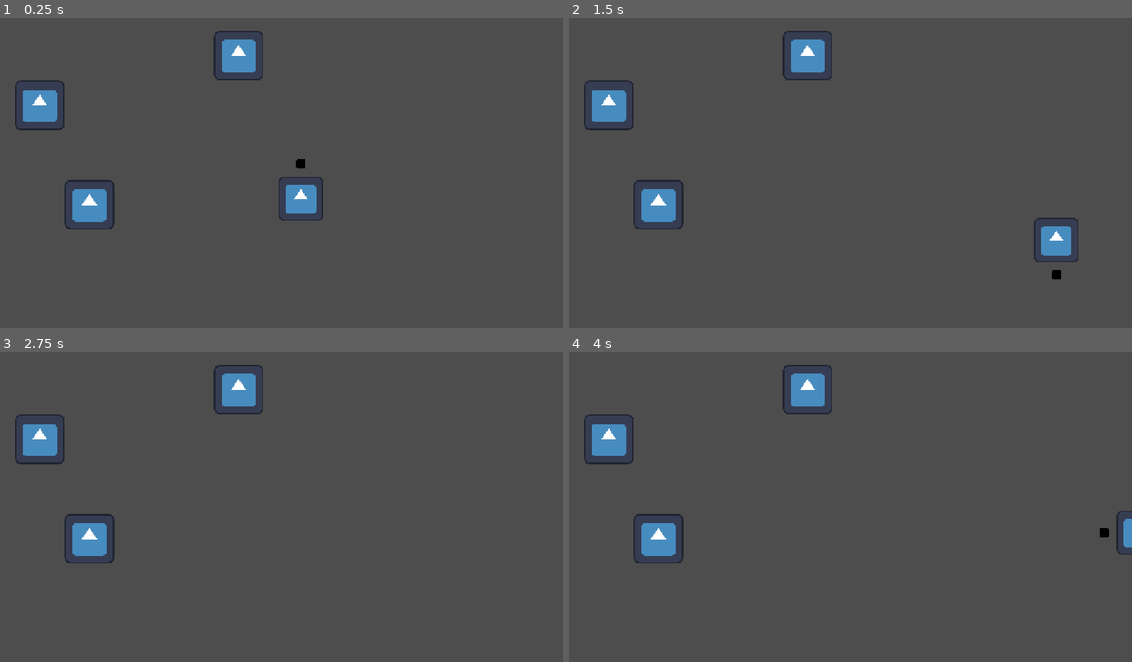
Above: before the commit, frames 1-4 (two rows, left to right).
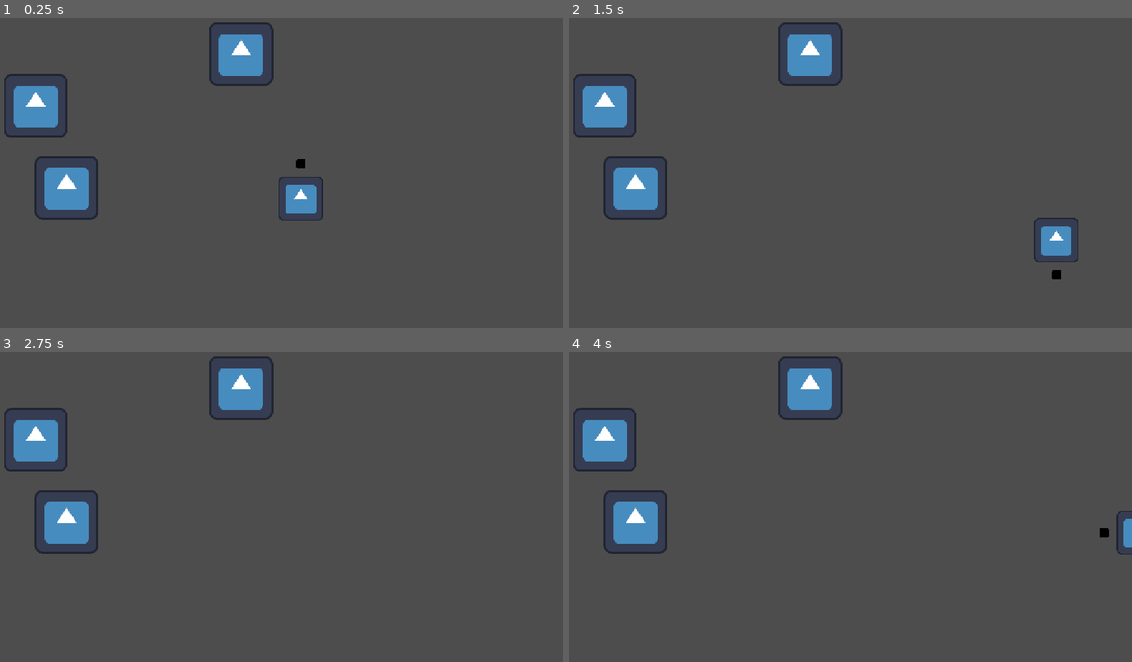
Above: after the commit, the same moments.

Repository: PouchyCorp/GameJam-MaillonFaible
Game: Godot game, scene res://Scenes/Room/room.tscn
Same seed, same stepped clock (60 frames per second), same inputs: the game is played once before the commit and once after it. This scene is started directly instead of the project's main scene. The engine's default icon, where the game draws it, is replaced by a stand-in: a white triangle on a blue panel in a dark square.
Inputs (mouse positions are in pixels of both pictures, inside the frame that each line leads up to):
- Up to frame 1 (0.25 s): no input
- Up to frame 2 (1.5 s): tap Enter at 0.5 s; move the mouse to (974, 151) at 0.52 s; hold D (move_right) 0.53-1.28 s; hold Space (interact) 0.53-1.28 s; click (974, 151) at 0.67 s; move the mouse to (732, 182) at 1.27 s; hold S (move_down) from 1.28 s (still down); tap Space (interact) at 1.35 s; click (732, 182) at 1.42 s
- Up to frame 3 (2.75 s): move the mouse to (332, 429) at 2.02 s; release S (move_down) at 2.03 s; hold D (move_right) from 2.03 s (still down); hold Shift (rotate) from 2.03 s (still down); click (332, 429) at 2.17 s; tap Space (interact) at 2.3 s
- Up to frame 4 (4 s): tap Space (interact) at 2.75, 2.85 s; move the mouse to (816, 565) at 2.77 s; release D (move_right) at 2.78 s; release Shift (rotate) at 2.78 s; hold W (move_up) 2.78-3.53 s; click (816, 565) at 2.92 s; tap Enter at 3.5 s; move the mouse to (1019, 550) at 3.52 s; hold A (move_left) from 3.53 s (still down); hold Space (interact) from 3.53 s (still down); click (1019, 550) at 3.67 s

The runs differ from the first frame. In frame 1, 3.5% of the frame differs, in the area x 0-49%, y 1-69%; in frame 2, 3.5%; in frame 3, 3.5%; in frame 4, 3.5%.

Commit message:
Scrogneugneu

Diff:
--- a/Globals/constants.gd
+++ b/Globals/constants.gd
@@ -12,10 +12,3 @@
 	FRONT,
 	BACK
 }
-
-enum Faces {
-	UP = 1,
-	DOWN = 3,
-	RIGHT = 0,
-	LEFT = 2
-}
--- a/Globals/grid.gd
+++ /dev/null
@@ -1,66 +0,0 @@
-extends Node
-
-enum Block {
-	A,
-	B,
-	C,
-	D
-}
-
-enum BlockSize {
-	A = 0,
-	AB = 1,
-	AC = 2,
-	ABCD = 3
-}
-
-const SIZE:int = 100
-
-const ROW_LENGTH = 12
-const ROW_COUNT = 10
-
-var contraptions = []
-
-# Called when the node enters the scene tree for the first time.
-func _ready() -> void:
-	for i in range(ROW_COUNT*ROW_LENGTH): contraptions.push_front(null)
-
-
-# Called every frame. 'delta' is the elapsed time since the previous frame.
-func _process(delta: float) -> void:
-	pass
-
-func toRowIndex(pos:Vector2):
-	return int(pos.y/SIZE)
-
-func toColIndex(pos:Vector2):
-	return int(pos.x/SIZE)
-
-func get_contraption(pos:Vector2):
-	var x = toRowIndex(pos)
-	var y = toColIndex(pos)
-	return contraptions[x*ROW_LENGTH + y]
-
-func set_contraption(contraption:Contraption,pos:Vector2,block:Block):
-	var x = toRowIndex(pos)
-	var y = toColIndex(pos)
-
-	var item = [contraption,block]
-	if contraption == null: item = null
-	contraptions[x*ROW_LENGTH+y] = item
-
-
-	print(contraptions)
-
-	var up = contraptions[(x-1)*ROW_LENGTH+y]
-	if up != null: up[0].alter_input_output(contraption,up[1],Constants.Faces.DOWN)
-
-	var down = contraptions[(x+1)*ROW_LENGTH+y]
-	if down != null: down[0].alter_input_output(contraption,down[1],Constants.Faces.UP)
-
-	var right = contraptions[(x)*ROW_LENGTH+y+1]
-	if right != null: right[0].alter_input_output(contraption,right[1],Constants.Faces.LEFT)
-
-	var left = contraptions[(x)*ROW_LENGTH+y-1]
-	print(left)
-	if left != null: left[0].alter_input_output(contraption,left[1],Constants.Faces.RIGHT)
--- a/Scenes/Item/item.gd
+++ b/Scenes/Item/item.gd
@@ -3,9 +3,7 @@
 
 
 const BASE_DIMENSIONS = Vector2(128,128)
-var size = Grid.BlockSize.A
 
-var SNAP = Vector2(Grid.SIZE,Grid.SIZE)
 
 var slot:Slot = null
 var reached = false
@@ -14,8 +12,6 @@
 
 # Called when the node enters the scene tree for the first time.
 func _ready() -> void:
-	scale = SNAP/BASE_DIMENSIONS
-	global_position = global_position.snapped(SNAP)
 	drop()
 
 func _process(delta: float) -> void:
@@ -44,7 +40,6 @@
 
 func rotate_item():
 	rotation = rotation + PI/2
-	facing = (facing + 1) % 4
 
 func grab_highlight():
 	reached = true
--- a/contraption.gd
+++ b/contraption.gd
@@ -1,17 +1,6 @@
 extends StaticBody2D
 
 class_name Contraption
-
-var facing: Constants.Faces = Constants.Faces.RIGHT
-
-func reverse(direction:Constants.Faces):
-	if direction == Constants.Faces.LEFT: return Constants.Faces.RIGHT
-	if direction == Constants.Faces.RIGHT: return Constants.Faces.LEFT
-	if direction == Constants.Faces.UP: return Constants.Faces.DOWN
-	if direction == Constants.Faces.DOWN: return Constants.Faces.UP
-
-func alter_input_output(item:Contraption,block:Grid.Block,direction:Constants.Faces):
-	pass
 
 func append_item(item: Item, side: Constants.Sides) -> void:
 	# This function is meant to be overridden by subclasses
--- a/conveyor.gd
+++ b/conveyor.gd
@@ -150,19 +150,3 @@
 
 		if item != null:
 			append_item(item, Constants.Sides.BACK)
-
-
-func alter_input_output(item:Contraption,block:Grid.Block,direction:Constants.Faces):
-	print(item,block,direction)
-	print(facing)
-	if direction == facing:
-		frontContraption = item
-		if item != null:
-			frontContraptionSide = Constants.Sides.BACK # TODO modifier ça
-		print("fc",frontContraption)
-
-
-func grab():
-	frontContraption = null
-	frontContraptionSide = null
-	super()
--- a/project.godot
+++ b/project.godot
@@ -18,7 +18,6 @@
 [autoload]
 
 Constants="*uid://c8xy0segayfaf"
-Grid="*uid://dt44hdrsmw5tl"
 
 [display]
 
Not shown, removed: Globals/grid.gd.uid
